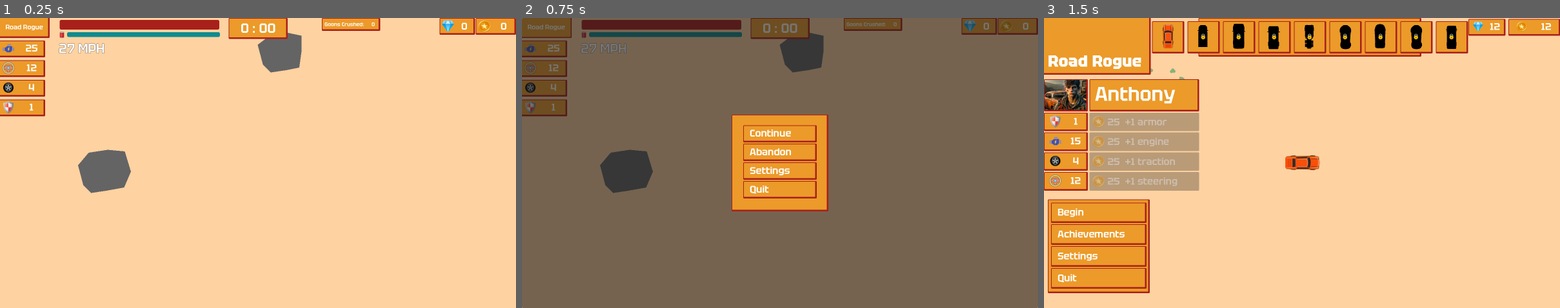
Above: before the commit, frames 1-3 (left to right).
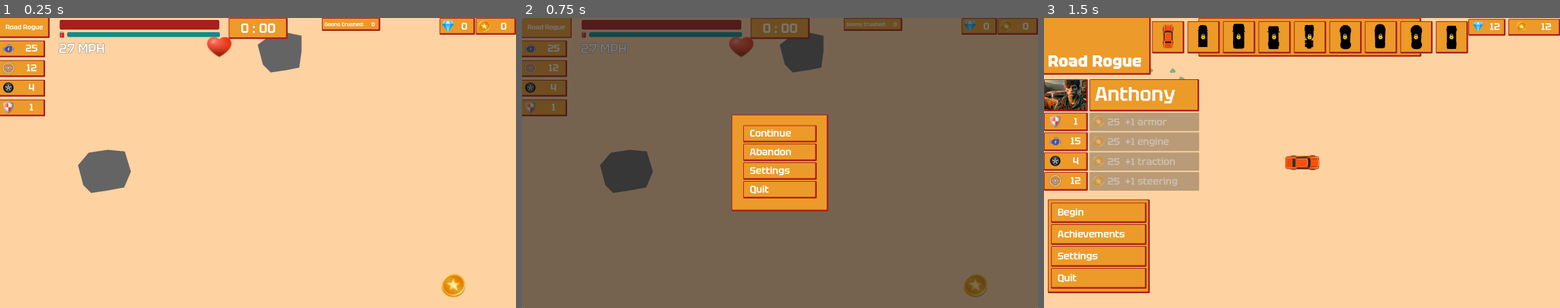
Above: after the commit, the same moments.

Repository: gregrylivingston/GoonCrusher
Game: Godot game, scene res://scene/level/levelRoot.tscn
The game is run twice, just before and just after one commit, with the same random seed, the same clock (stepped at 60 frames per second) and the same inputs. This scene is started directly instead of the project's main scene.
Inputs:
- Up to frame 1 (0.25 s): no input
- Up to frame 2 (0.75 s): click "Road Rogue" at 0.5 s
- Up to frame 3 (1.5 s): click "Abandon" at 1.25 s

The runs differ from the first frame. In frame 1, 0.5% of the frame differs, in the area x 40-91%, y 6-97%; in frame 2, 0.5%; in frame 3, nothing differs.
Error before the commit: Invalid access to property or key 'scene' on a base object of type 'Nil'. (res://scene/level/levelRoot.gd:12)
Error after the commit: Invalid access to property or key 'scene' on a base object of type 'Nil'. (res://scene/level/levelRoot.gd:13)

Commit message:
slot machine complete

Diff:
--- a/lib/overhead_car_2d/overhead_car_body_2d.gd
+++ b/lib/overhead_car_2d/overhead_car_body_2d.gd
@@ -228,6 +228,12 @@
 		await get_tree().create_timer(.25).timeout
 		$"AudioStream-Voice".play()
 
+func spendGems(numOfGems: int):
+	if gem >= numOfGems:
+		gem -= numOfGems
+		return true
+	else:
+		return false
 
 func damage(damage: float):
 	health -= damage
--- a/scene/level/levelRoot.gd
+++ b/scene/level/levelRoot.gd
@@ -1,7 +1,8 @@
 extends Node2D
 
 var spawnerScene = preload("res://scene/player/spawner.tscn")
-var playerCar
+var playerCar: OverheadCarBody2D
+var playerController
 
 func _ready():
 	updateAudioLevels()
--- a/scene/level/levelRoot.tscn
+++ b/scene/level/levelRoot.tscn
@@ -15,6 +15,7 @@
 [ext_resource type="PackedScene" uid="uid://bogdlh0ch1tuf" path="res://scene/powerup/purse.tscn" id="13_65wfl"]
 [ext_resource type="PackedScene" uid="uid://bgogx6yxekbjp" path="res://scene/powerup/traction.tscn" id="14_d48sd"]
 [ext_resource type="PackedScene" uid="uid://xwhhgw0qwlsm" path="res://scene/powerup/slotMachine.tscn" id="15_hppr6"]
+[ext_resource type="PackedScene" uid="uid://4lh7dd54kbqe" path="res://scene/powerup/gem.tscn" id="16_5gmm7"]
 
 [node name="LevelRoot" type="Node2D" groups=["levelRoot"]]
 script = ExtResource("1_65p74")
@@ -71,25 +72,26 @@
 autoplay = true
 
 [node name="Powerup" parent="." instance=ExtResource("9_20fdc")]
-position = Vector2(1101, -334)
+position = Vector2(680, 90)
 
 [node name="Powerup2" parent="." instance=ExtResource("10_djbco")]
 position = Vector2(-308, -233)
 
 [node name="Powerup3" parent="." instance=ExtResource("11_eyh6h")]
-position = Vector2(1522, -208)
+position = Vector2(-349, 1146)
 
 [node name="Powerup4" parent="." instance=ExtResource("12_ufw4g")]
-position = Vector2(2023, -317)
+position = Vector2(1406, 830)
 
 [node name="Powerup5" parent="." instance=ExtResource("13_65wfl")]
-position = Vector2(1295, 1249)
+position = Vector2(1266, 1962)
 
 [node name="Powerup6" parent="." instance=ExtResource("14_d48sd")]
-position = Vector2(2022, -77)
+position = Vector2(2443, -861)
 
 [node name="Powerup7" parent="." instance=ExtResource("15_hppr6")]
-position = Vector2(1842, 710)
+position = Vector2(2466, 1868)
 
-[node name="Powerup8" parent="." instance=ExtResource("15_hppr6")]
-position = Vector2(654, 1110)
+[node name="Powerup9" parent="." instance=ExtResource("16_5gmm7")]
+visible = true
+position = Vector2(3801, 611)
--- a/scene/player/controller/playerCarController.gd
+++ b/scene/player/controller/playerCarController.gd
@@ -4,6 +4,7 @@
 # Called when the node enters the scene tree for the first time.
 func _ready():
 	get_parent().myController = self
+
 
 
 
--- a/scene/player/menu/main/mainMenu.gd
+++ b/scene/player/menu/main/mainMenu.gd
@@ -59,7 +59,7 @@
 	$carStatsContainer.updateStats()
 	$carStatUpgrades/Panel/charName.text = Root.playerCar.charName
 
-	if Root.playerCar.introAudio.size() > 0:
+	if Root.playerCar.introAudio.size() > 0 && not Root.isRunActive:
 		$voicePlayer.stream = Root.playerCar.introAudio[randi_range(0 , Root.playerCar.introAudio.size()-1)]
 		$voicePlayer.play()
 
--- a/scene/player/slots/slotMachine.gd
+++ b/scene/player/slots/slotMachine.gd
@@ -5,6 +5,7 @@
 ]
 
 var isPlaying: bool = true
+var isReady: bool = false
 var inactiveSlots = []
 
 
@@ -18,16 +19,14 @@
 	await get_tree().create_timer(1.8).timeout
 	Root.levelRoot.reduceMusic()
 	$slotMahineSound.play()
+	isReady = true
 
 # Called every frame. 'delta' is the elapsed time since the previous frame.
 func _process(delta):
 	pass
 
 
-func _on_exit_button_pressed():
-	Root.levelRoot.playMusic()
-	get_tree().paused = false
-	queue_free()
+
 
 var bonusSound = [
 	"res://sound/fx/slotmachine/bonus_1.mp3",
@@ -44,22 +43,27 @@
 ]
 
 func _on_play_button_pressed():
+	if not isReady: return null
 	$slotMahineLever.play()
-	if activeSlots.size() > 0:
+	if activeSlots.size() > 0:   #keep playing
 		$slotMachineBonusSound.stream = load(bonusSound[ randi_range( 0 , bonusSound.size() -1 ) ] )
 		$slotMachineBonusSound.play()
 		activeSlots[0].stopSpinning()
 		inactiveSlots.push_back( activeSlots.pop_front() )
-	if activeSlots.size() == 0:
+	if activeSlots.size() == 0:   #slots are over
 		$slotMahineSound.stop()
-		$Panel/Panel/VBoxContainer/reroll_button.disabled = false
+		if Root.playerCar.gem > 0: $Panel/Panel/VBoxContainer/reroll_button.disabled = false
 		$Panel/Panel/VBoxContainer/claim_button.disabled = false
 		$Panel/Panel/VBoxContainer/play_button.disabled = true
 		$slotMachineBonusSound.stream = load(winSound[ randi_range( 0 , winSound.size() -1 ) ] )
 		$slotMachineBonusSound.play()
+		isReady = false
+
+
 
 
 func _on_reroll_button_pressed():
+	if not Root.playerCar.spendGems(1): return null
 	for i in inactiveSlots:
 		i.startSpinning()
 		activeSlots.push_back(i)
@@ -72,3 +76,16 @@
 		Root.playerCar.playPurseRewardAudio()
 	await get_tree().create_timer(1.8).timeout
 	$slotMahineSound.play()
+	isReady = true
+
+
+func _on_claim_button_pressed():
+	get_tree().paused = false
+	visible = false
+	for slot in [$Panel/Panel/Panel2/HBoxContainer/slotRow, $Panel/Panel/Panel2/HBoxContainer/slotRow2, $Panel/Panel/Panel2/HBoxContainer/slotRow3]:
+		var newPowerup = Root.getSpecificPowerup(slot.getActiveType())
+		newPowerup.global_position = Root.playerCar.global_position
+		Root.levelRoot.add_child(newPowerup)
+		newPowerup.sendReward(Root.playerCar, false)
+	Root.levelRoot.playMusic()
+	queue_free()
--- a/scene/player/slots/slotMachine.tscn
+++ b/scene/player/slots/slotMachine.tscn
@@ -111,16 +111,6 @@
 [node name="slotRow3" parent="Panel/Panel/Panel2/HBoxContainer" instance=ExtResource("4_e175g")]
 layout_mode = 2
 
-[node name="exit_button" type="Button" parent="Panel/Panel"]
-layout_mode = 1
-anchors_preset = 2
-anchor_top = 1.0
-anchor_bottom = 1.0
-offset_top = -29.0
-offset_right = 39.0
-grow_vertical = 0
-text = "Exit"
-
 [node name="VBoxContainer" type="VBoxContainer" parent="Panel/Panel"]
 layout_mode = 1
 anchors_preset = 9
@@ -158,6 +148,6 @@
 
 [node name="slotMachineBonusSound" type="AudioStreamPlayer" parent="."]
 
-[connection signal="pressed" from="Panel/Panel/exit_button" to="." method="_on_exit_button_pressed"]
 [connection signal="pressed" from="Panel/Panel/VBoxContainer/play_button" to="." method="_on_play_button_pressed"]
 [connection signal="pressed" from="Panel/Panel/VBoxContainer/reroll_button" to="." method="_on_reroll_button_pressed"]
+[connection signal="pressed" from="Panel/Panel/VBoxContainer/claim_button" to="." method="_on_claim_button_pressed"]
--- /dev/null
+++ b/scene/player/slots/slot_award_icon.gd
@@ -0,0 +1,11 @@
+extends TextureRect
+
+var type
+# Called when the node enters the scene tree for the first time.
+func _ready():
+	pass # Replace with function body.
+
+
+# Called every frame. 'delta' is the elapsed time since the previous frame.
+func _process(delta):
+	pass
--- a/scene/player/slots/slot_award_icon.tscn
+++ b/scene/player/slots/slot_award_icon.tscn
@@ -1,9 +1,11 @@
-[gd_scene load_steps=2 format=3 uid="uid://b5tlxv0rpgobo"]
+[gd_scene load_steps=3 format=3 uid="uid://b5tlxv0rpgobo"]
 
 [ext_resource type="Texture2D" uid="uid://clvv6qdf7lboq" path="res://texture/icon/purse.png" id="1_tyy7r"]
+[ext_resource type="Script" path="res://scene/player/slots/slot_award_icon.gd" id="2_his67"]
 
 [node name="slotAwardIcon" type="TextureRect"]
 custom_minimum_size = Vector2(0, 75)
 size_flags_vertical = 0
 texture = ExtResource("1_tyy7r")
 stretch_mode = 5
+script = ExtResource("2_his67")
--- a/scene/player/slots/slot_row.gd
+++ b/scene/player/slots/slot_row.gd
@@ -2,23 +2,56 @@
 
 
 var isSpinning: bool = false
-var slotContents =[
-	"res://texture/icon/purse.png",
-	"res://texture/icon/shield.png",
-	"res://texture/icon/icons8-gem-48.png",
-	"res://texture/icon/wheel.png",
-	"res://texture/icon/steering.png",
-	"res://texture/icon/icons8-coin-48 (1).png"
+var slotContents =[{
+		"type":"purse",
+		"icon":"res://texture/icon/purse.png",
+		},
+		{
+		"type":"armor",
+		"icon":"res://texture/icon/shield.png",
+	},
+	{
+		"type":"gem",
+		"icon":"res://texture/icon/icons8-gem-48.png",
+	},
+	{
+		"type":"traction",
+		"icon":"res://texture/icon/wheel.png",
+	},
+	{
+		"type":"steering",
+		"icon":"res://texture/icon/steering.png",
+	},
+	{
+		"type":"engine",
+		"icon":"res://texture/icon/engine.png",
+	},
+	{
+		"type":"fuel",
+		"icon":"res://texture/icon/gas.png",
+	},
+	{
+		"type":"health",
+		"icon":"res://texture/icon/heart.png",
+	},
+	{
+		"type":"coin",
+		"icon":"res://texture/icon/icons8-coin-48 (1).png",
+	},
 ]
+
 
 # Called when the node enters the scene tree for the first time.
 func _ready():
+	for i in [$VBoxContainer/slotAwardIcon, $VBoxContainer/slotAwardIcon2, $VBoxContainer/slotAwardIcon3, $VBoxContainer/slotAwardIcon4, $VBoxContainer/slotAwardIcon5, $VBoxContainer/slotAwardIcon6, $VBoxContainer/slotAwardIcon7, $VBoxContainer/slotAwardIcon8]:
+		i.texture = load( slotContents[randi_range(0,slotContents.size()-1)].icon )
 	for i in 100:
 		$VBoxContainer.position.y -= 0.18 * i
 		await get_tree().process_frame
 	isSpinning = true
 
 var spinFrameTracker = 0 #icons are 75px, 75px in between, every 150 frams is one cycle
+var spins = 7
 var slotAwardIcon = preload("res://scene/player/slots/slot_award_icon.tscn")
 
 # Called every frame. 'delta' is the elapsed time since the previous frame.
@@ -28,14 +61,22 @@
 		spinFrameTracker += 1
 		if spinFrameTracker == 10:
 			spinFrameTracker = 0
-		#	$VBoxContainer/HSeparator.size.y += 150
-			#$VBoxContainer.get_child(1).queue_free()
-			var newIcon = slotAwardIcon.instantiate()
-			newIcon.texture = load( slotContents[randi_range(0,slotContents.size()-1)] )
-			$VBoxContainer.add_child(newIcon)
+			spins += 1
+			addNewIcon()
+		#
+func addNewIcon():
+	var newIcon = slotAwardIcon.instantiate()
+	var myFlavor = randi_range(0,slotContents.size()-1)
+	newIcon.type = slotContents[myFlavor].type
+	newIcon.texture = load( slotContents[myFlavor].icon )
+	$VBoxContainer.add_child(newIcon)
+
 
 func stopSpinning():
 	isSpinning = false
 
 func startSpinning():
 	isSpinning = true
+
+func getActiveType():
+	return $VBoxContainer.get_child(spins).type
--- a/scene/player/slots/slot_row.tscn
+++ b/scene/player/slots/slot_row.tscn
@@ -1,11 +1,7 @@
-[gd_scene load_steps=10 format=3 uid="uid://dkwmaqrde7ne5"]
+[gd_scene load_steps=6 format=3 uid="uid://dkwmaqrde7ne5"]
 
 [ext_resource type="Script" path="res://scene/player/slots/slot_row.gd" id="1_4i20n"]
-[ext_resource type="Texture2D" uid="uid://ckvii7iuglgha" path="res://texture/icon/shield.png" id="2_00tok"]
 [ext_resource type="PackedScene" uid="uid://b5tlxv0rpgobo" path="res://scene/player/slots/slot_award_icon.tscn" id="2_k51nk"]
-[ext_resource type="Texture2D" uid="uid://clb0tyqiwegeo" path="res://texture/icon/icons8-gem-48.png" id="3_hyjy8"]
-[ext_resource type="Texture2D" uid="uid://b282uef7te4fk" path="res://texture/icon/wheel.png" id="4_5nxbv"]
-[ext_resource type="Texture2D" uid="uid://b3g3a2usedskp" path="res://texture/icon/steering.png" id="5_170y8"]
 [ext_resource type="Texture2D" uid="uid://w03tvhxtmrv4" path="res://texture/icon/icons8-coin-48 (1).png" id="6_qiej4"]
 [ext_resource type="Texture2D" uid="uid://c85uvqgpmca0e" path="res://scene/player/slots/slot_row_gradient.tres" id="8_m7djd"]
 
@@ -34,61 +30,27 @@
 [node name="slotAwardIcon" parent="VBoxContainer" instance=ExtResource("2_k51nk")]
 layout_mode = 2
 
-[node name="TextureRect2" type="TextureRect" parent="VBoxContainer"]
-custom_minimum_size = Vector2(0, 75)
+[node name="slotAwardIcon2" parent="VBoxContainer" instance=ExtResource("2_k51nk")]
 layout_mode = 2
-size_flags_vertical = 0
-texture = ExtResource("2_00tok")
-stretch_mode = 5
+texture = ExtResource("6_qiej4")
 
-[node name="TextureRect3" type="TextureRect" parent="VBoxContainer"]
-custom_minimum_size = Vector2(0, 75)
+[node name="slotAwardIcon3" parent="VBoxContainer" instance=ExtResource("2_k51nk")]
 layout_mode = 2
-size_flags_vertical = 0
-texture = ExtResource("3_hyjy8")
-stretch_mode = 5
 
-[node name="TextureRect4" type="TextureRect" parent="VBoxContainer"]
-custom_minimum_size = Vector2(0, 75)
+[node name="slotAwardIcon4" parent="VBoxContainer" instance=ExtResource("2_k51nk")]
 layout_mode = 2
-size_flags_vertical = 0
-texture = ExtResource("4_5nxbv")
-stretch_mode = 5
 
-[node name="TextureRect5" type="TextureRect" parent="VBoxContainer"]
-custom_minimum_size = Vector2(0, 75)
+[node name="slotAwardIcon5" parent="VBoxContainer" instance=ExtResource("2_k51nk")]
 layout_mode = 2
-size_flags_vertical = 0
-texture = ExtResource("5_170y8")
-stretch_mode = 5
 
-[node name="TextureRect6" type="TextureRect" parent="VBoxContainer"]
-custom_minimum_size = Vector2(0, 75)
+[node name="slotAwardIcon6" parent="VBoxContainer" instance=ExtResource("2_k51nk")]
 layout_mode = 2
-size_flags_vertical = 0
-texture = ExtResource("6_qiej4")
-stretch_mode = 5
 
-[node name="TextureRect7" type="TextureRect" parent="VBoxContainer"]
-custom_minimum_size = Vector2(0, 75)
+[node name="slotAwardIcon7" parent="VBoxContainer" instance=ExtResource("2_k51nk")]
 layout_mode = 2
-size_flags_vertical = 0
-texture = ExtResource("4_5nxbv")
-stretch_mode = 5
 
-[node name="TextureRect8" type="TextureRect" parent="VBoxContainer"]
-custom_minimum_size = Vector2(0, 75)
+[node name="slotAwardIcon8" parent="VBoxContainer" instance=ExtResource("2_k51nk")]
 layout_mode = 2
-size_flags_vertical = 0
-texture = ExtResource("5_170y8")
-stretch_mode = 5
-
-[node name="TextureRect9" type="TextureRect" parent="VBoxContainer"]
-custom_minimum_size = Vector2(0, 75)
-layout_mode = 2
-size_flags_vertical = 0
-texture = ExtResource("6_qiej4")
-stretch_mode = 5
 
 [node name="ColorRect" type="TextureRect" parent="."]
 layout_mode = 1
--- a/scripts/global/root.gd
+++ b/scripts/global/root.gd
@@ -27,7 +27,7 @@
 	"coin":preload("res://scene/powerup/coin.tscn"),
 	"purse":preload("res://scene/powerup/purse.tscn"),
 	"gem":preload("res://scene/powerup/gem.tscn"),
-	"brakes":preload("res://scene/powerup/traction.tscn"),
+	"traction":preload("res://scene/powerup/traction.tscn"),
 	"slotMachine":preload("res://scene/powerup/slotMachine.tscn")
 }
 
@@ -84,16 +84,19 @@
 
 func getPowerup():
 	var randomizer = randf_range(0,100)
-	if randomizer > 80:return powerup.coin.instantiate()
-	elif randomizer > 60: return powerup.slotMachine.instantiate()
-	elif randomizer > 52: return powerup.purse.instantiate()
-	elif randomizer > 50: return powerup.gem.instantiate()
-	elif randomizer > 30: return powerup.health.instantiate()
-	elif randomizer > 10: return powerup.fuel.instantiate()
-	elif randomizer > 7.5: return powerup.engine.instantiate()
-	elif randomizer > 5.0: return powerup.steering.instantiate()
-	elif randomizer > 2.5: return powerup.brakes.instantiate()
+	if randomizer > 50:return powerup.coin.instantiate()
+	elif randomizer > 48: return powerup.slotMachine.instantiate()
+	elif randomizer > 46: return powerup.purse.instantiate()
+	elif randomizer > 44: return powerup.gem.instantiate()
+	elif randomizer > 39: return powerup.health.instantiate()
+	elif randomizer > 14: return powerup.fuel.instantiate()
+	elif randomizer > 11: return powerup.engine.instantiate()
+	elif randomizer > 8: return powerup.steering.instantiate()
+	elif randomizer > 4: return powerup.traction.instantiate()
 	else: return powerup.armor.instantiate()
+
+func getSpecificPowerup(pName: String):
+	return powerup[pName].instantiate()
 
 func getGoon():
 	var randomizer = randf_range(0,100)
Not shown: 1 places in scene/level/levelRoot.tscn that only renumber resources
Not shown: 1 places in scene/powerup/traction.tscn that only renumber resources
Not shown, added: scene/player/slots/slo9270.tmp
